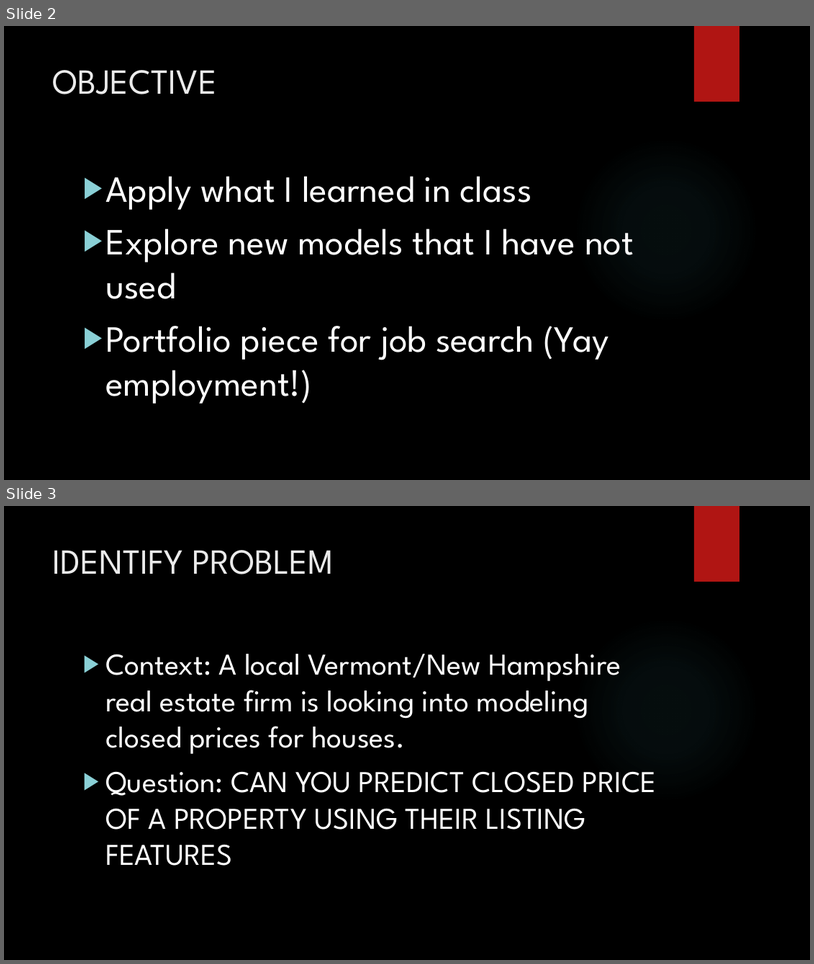
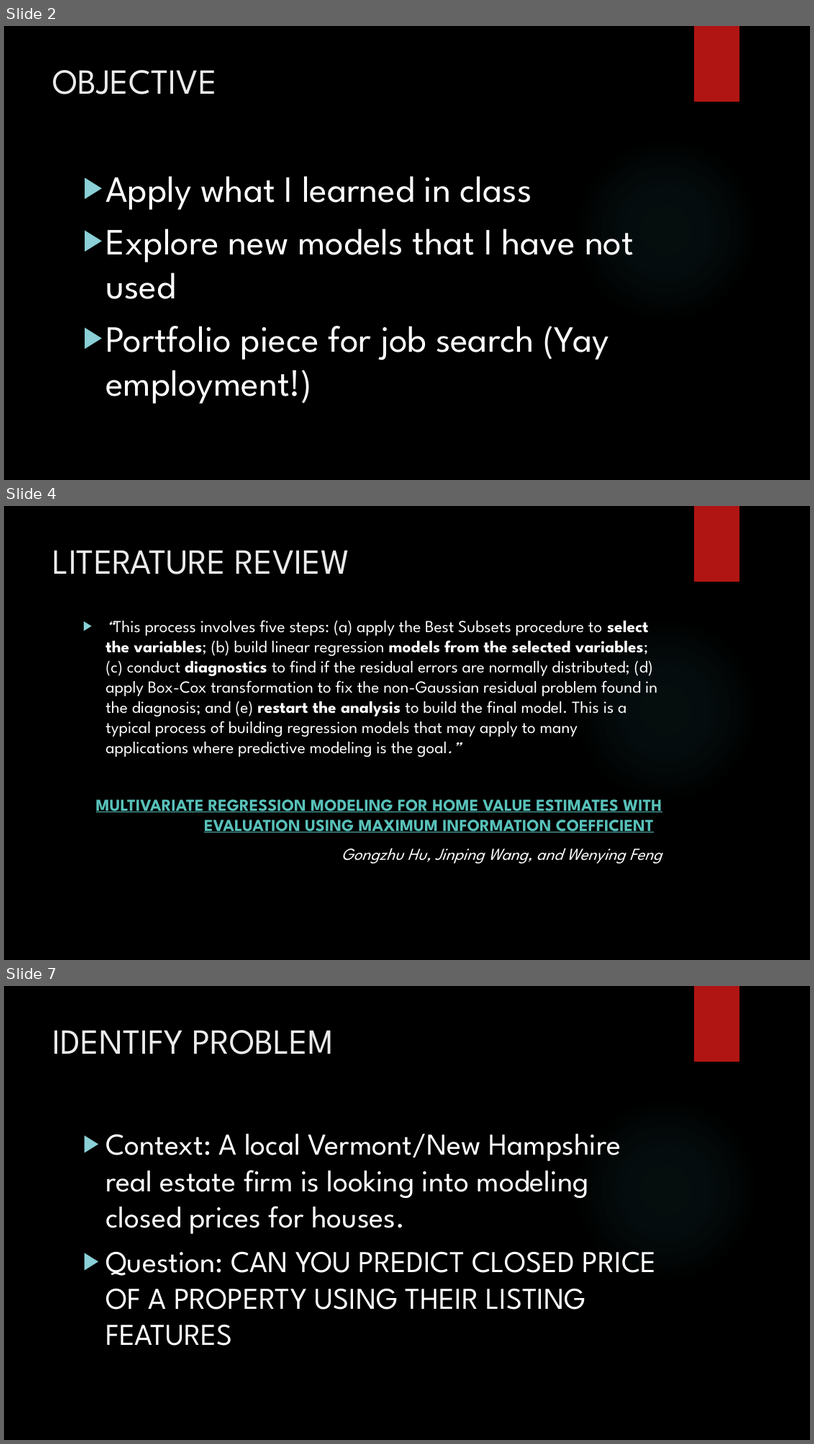
Before and after one commit to minhchan11/GA-Capstone-RealEstate, a slide deck: slides/Presentation.pptx. Shown one above the other, each under a label of ours: slides 2 and 3 before the commit, slides 2, 4 and 7 after it; the slides between them are not shown. The pictures are 814x964 and 814x1444 pixels, drawn with LibreOffice and Linux fonts; fonts in the diff are those of the drawing; background and template pictures are left out. Boxes give left, top, right and bottom in pixels: in the first picture for what was removed or moved away, otherwise in the second. Text is boxed around its words. In the diff, an @@ line names an element or a change of style, - is before the commit and + after.

```diff
--- a/slides/Presentation.pptx
+++ b/slides/Presentation.pptx
@@ slide 4 added at [4,506,810,960], background picture (left out); not listed: 2 template elements that a slide beside it also shows @@
@@ title added at [53,550,350,574], 42 pt, text #EBEBEB @@
+LITERATURE REVIEW
@@ text added at [96,620,662,863], 20 pt, text #FFFFFF @@
+▶ “This process involves five steps: (a) apply the Best Subsets procedure to select the variables; (b) build linear regression models from the selected variables; (c) conduct diagnostics to find if the residual errors are normally distributed; (d) apply Box-Cox transformation to fix the non-Gaussian residual problem found in the diagnosis; and (e) restart the analysis to build the final model. This is a typical process of building regression models that may apply to many applications where predictive modeling is the goal.”
+MULTIVARIATE REGRESSION MODELING FOR HOME VALUE ESTIMATES WITH EVALUATION USING MAXIMUM INFORMATION COEFFICIENT
+Gongzhu Hu, Jinping Wang, and Wenying Feng
@@ what was slide 3 is now slide 7 @@
```
Also in this commit, not shown: 5 other slides added, 1 slide removed, 3 other files.
